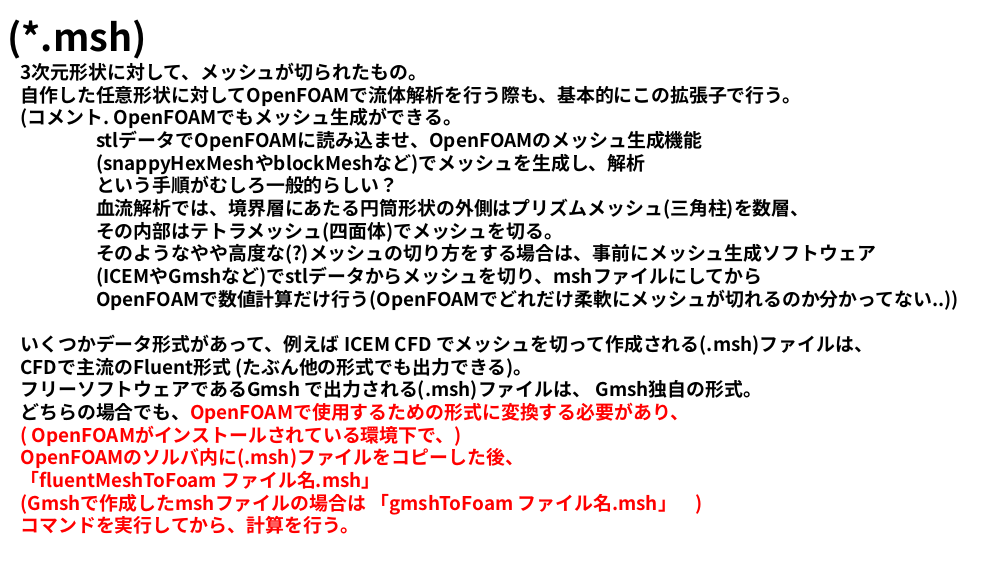
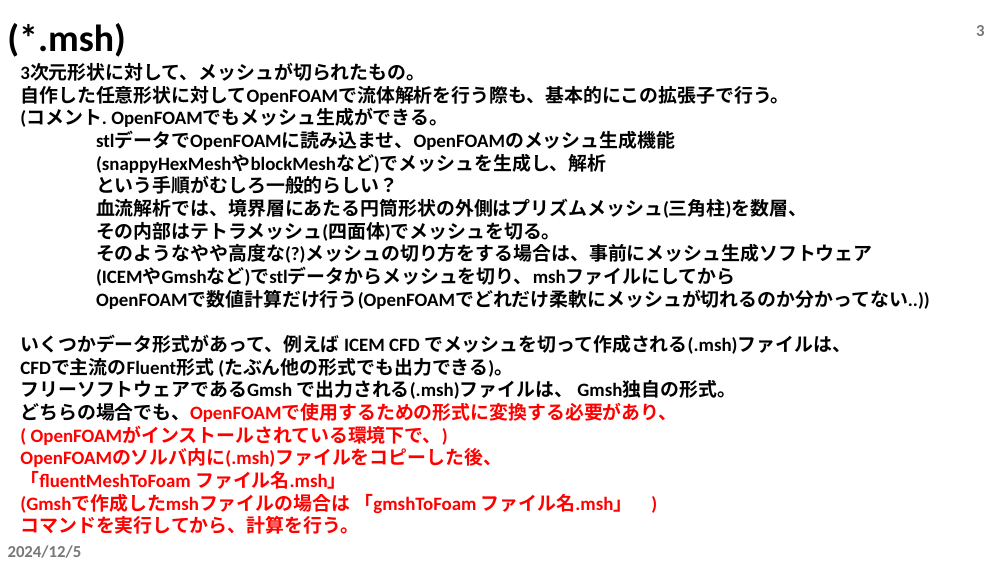
Before and after one commit to tailup7/howtoCFD, a slide deck: slide 3 of fileFormat.pptx. Drawn at 1008x567 pixels with LibreOffice and Linux fonts; fonts in the diff are those of the drawing. Boxes give left, top, right and bottom in pixels: in the first picture for what was removed or moved away, otherwise in the second. Text is boxed around its words. In the diff, an @@ line names an element or a change of style, - is before the commit and + after.

```diff
--- a/fileFormat.pptx
+++ b/fileFormat.pptx
@@ text "(*.msh)" at <box>7,23,125,57</box>: font Noto Sans CJK JP to Calibri @@
@@ page number added at <box>976,25,984,36</box>, 16 pt, text #797979, bold @@
+3
@@ text "3次元形状に対して、メッシュが切られたもの。" at <box>20,63,930,534</box>: font Noto Sans CJK JP to Calibri @@
@@ text added at <box>8,545,82,558</box>, 16 pt, text #797979, bold @@
+2024/12/5
```
Also in this commit, not shown: 6 other slides changed, 2 slides added, 2 slides removed.
